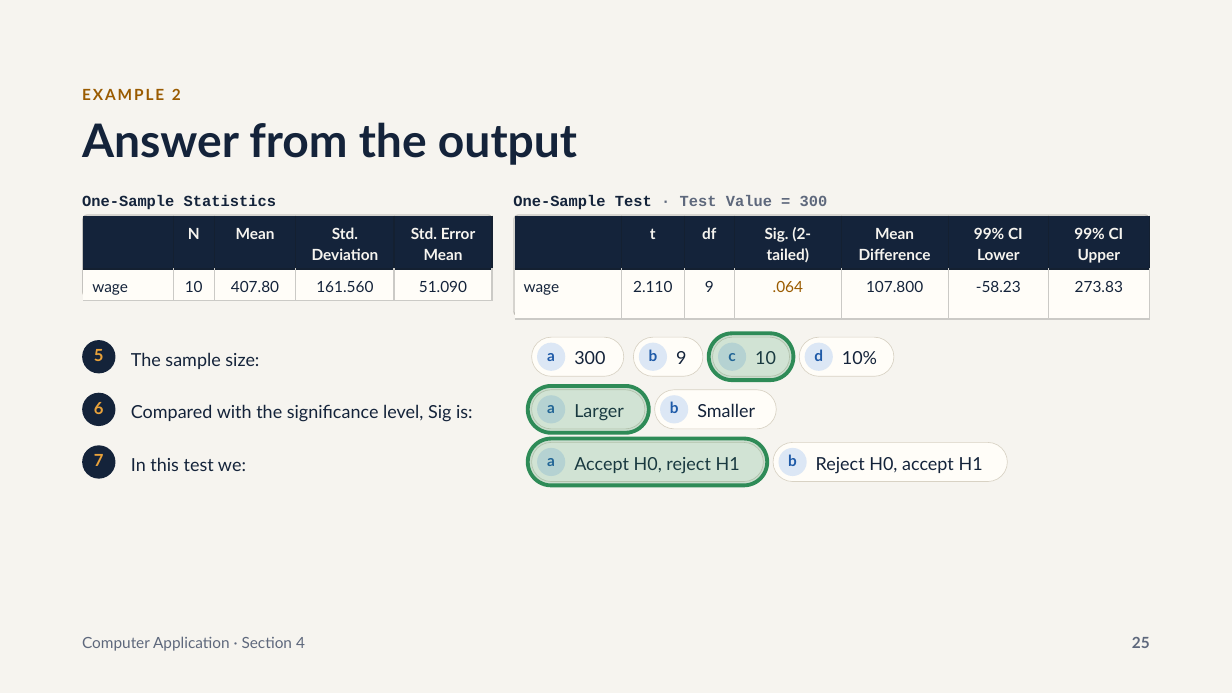
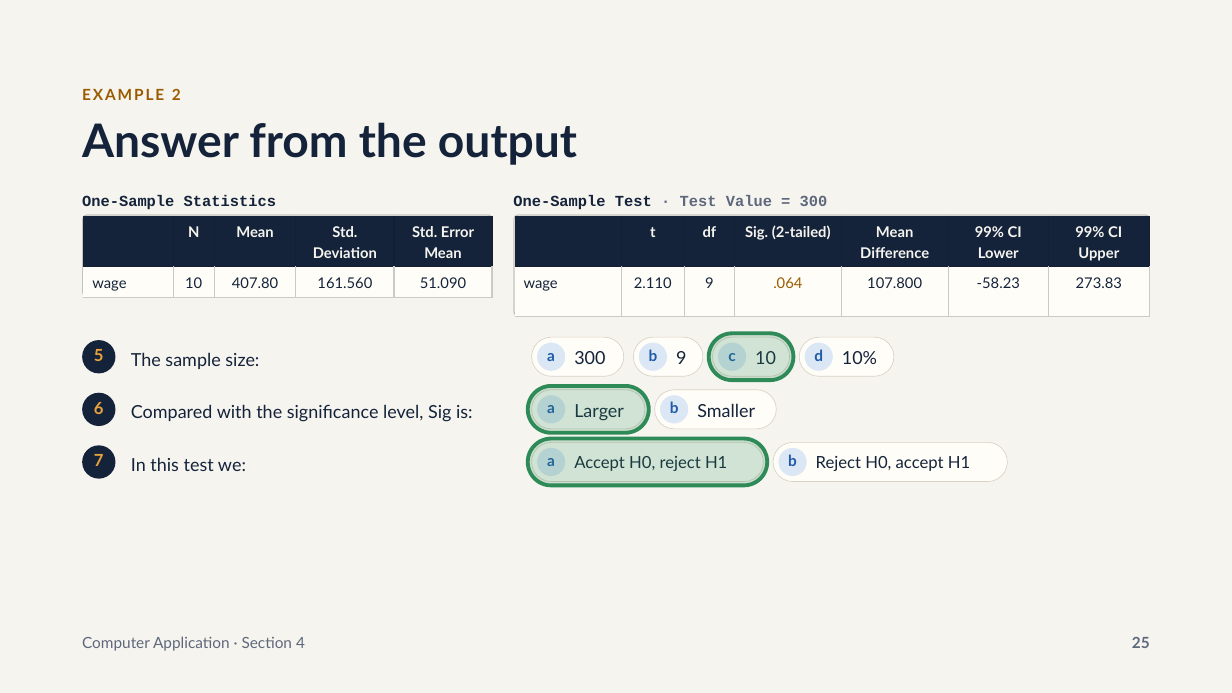
Before and after one commit to moali30/computer-application-2026-2027, a slide deck: slide 25 of Section 4 - files/Section 4 — Hypothesis tests for the mean (English).pptx. Drawn at 1232x693 pixels with LibreOffice and Linux fonts; fonts in the diff are those of the drawing. Boxes give left, top, right and bottom in pixels: in the first picture for what was removed or moved away, otherwise in the second. Text is boxed around its words. In the diff, an @@ line names an element or a change of style, - is before the commit and + after.

```diff
--- a/Section 4 - files/Section 4 — Hypothesis tests for the mean (English).pptx
+++ b/Section 4 - files/Section 4 — Hypothesis tests for the mean (English).pptx
@@ table at bbox=[83, 215, 491, 297] @@
@@ size 12 to 11.5 pt @@
@@ line spacing 16.8pt to 15.8pt @@
@@ table at bbox=[515, 215, 1151, 315] @@
@@ size 12 to 11.5 pt @@
@@ line spacing 16.8pt to 15.8pt @@
@@ text "Accept H0, reject H1" at bbox=[574, 456, 727, 471]: size 14 to 13 pt; line spacing 18.2pt to 17.1pt @@
@@ text "Reject H0, accept H1" at bbox=[816, 456, 970, 471]: size 14 to 13 pt; line spacing 18.2pt to 17.1pt @@
```
Also in this commit, not shown: 7 other slides changed, 5 other files.
